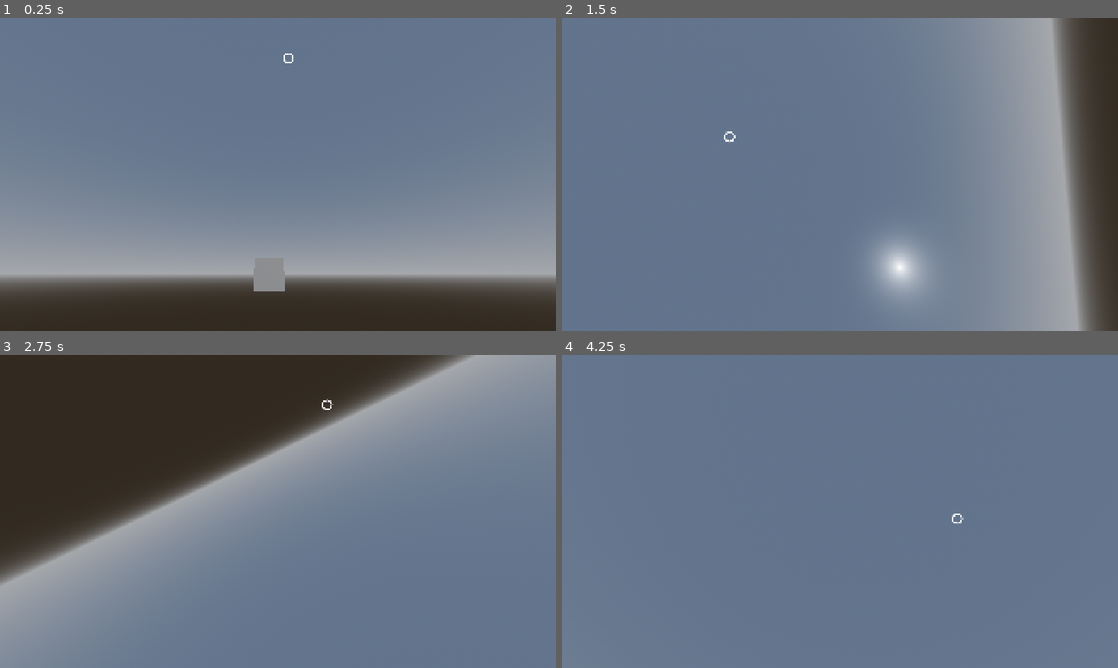
Above: before the commit, frames 1-4 (two rows, left to right).
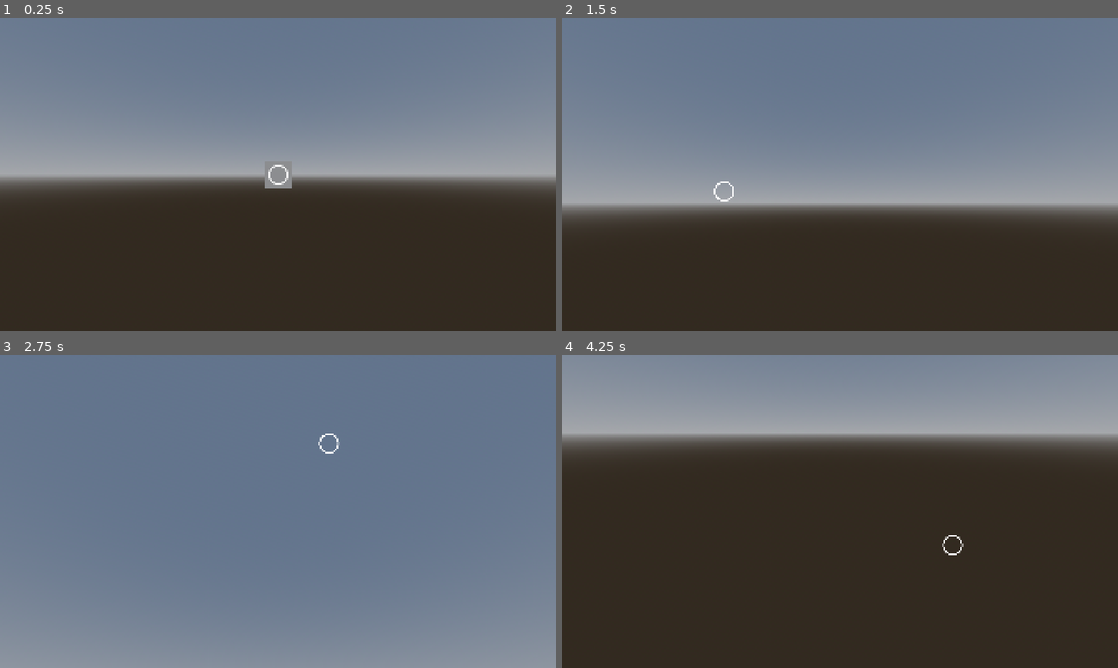
Above: after the commit, the same moments.

Repository: Ieida/chili-code-jam-2
Game: Godot game, scene res://levels/prototype/prototype_level.tscn
Same seed, same stepped clock (60 frames per second), same inputs: the game is played once before the commit and once after it.
Inputs (mouse positions are in pixels of both pictures, inside the frame that each line leads up to):
- Up to frame 1 (0.25 s): no input
- Up to frame 2 (1.5 s): move the mouse to (962, 158) at 0.52 s; hold D (right) 0.53-1.28 s; tap W (front) at 0.6, 1.35 s; move the mouse to (728, 190) at 1.27 s; hold S (back) from 1.28 s (still down)
- Up to frame 3 (2.75 s): move the mouse to (333, 442) at 2.02 s; release S (back) at 2.03 s; hold D (right) from 2.03 s (still down); tap W (front) at 2.1 s
- Up to frame 4 (4.25 s): move the mouse to (812, 574) at 2.77 s; release D (right) at 2.78 s; hold Space (up) 2.78-3.53 s; tap W (front) at 2.85, 3.6 s; move the mouse to (1006, 558) at 3.52 s; hold A (left) from 3.53 s (still down)

The runs differ from the first frame. In frame 1, 52% of the frame differs, in the area x 0-100%, y 11-89%; in frame 2, 63%; in frame 3, 55%; in frame 4, 97%, in the area x 0-100%, y 0-100%.

Commit message:
Improvements

Diff:
--- /dev/null
+++ b/elements/player/space_ship/controller/player_space_ship_controller.gd
@@ -0,0 +1,17 @@
+class_name PlayerSpaceShipController extends Node
+
+
+@onready var viewmodel: PlayerSpaceShipViewmodel = get_parent() as PlayerSpaceShipViewmodel
+@onready var crosshair: Crosshair = %Crosshair
+
+
+func _physics_process(_delta: float) -> void:
+	var h_in := Input.get_axis(&"left", &"right")
+	var v_in := Input.get_axis(&"down", &"up")
+	var c_in := Input.get_axis(&"front", &"back")
+	var inp_v := Vector3(h_in, v_in, c_in)
+	viewmodel.space_ship.input = inp_v
+	if crosshair.edge_distance > 0.2:
+		var h_ain = crosshair.edge_distance_x
+		var v_ain = crosshair.edge_distance_y
+		viewmodel.space_ship.angular_input = Vector3(h_ain, v_ain, 0)
--- /dev/null
+++ b/elements/player/space_ship/controller/player_space_ship_controller.tscn
@@ -0,0 +1,6 @@
+[gd_scene load_steps=2 format=3 uid="uid://bh8hhjkhvqwjf"]
+
+[ext_resource type="Script" uid="uid://dnhnmrwpo11g7" path="res://elements/player/space_ship/controller/player_space_ship_controller.gd" id="1_ve002"]
+
+[node name="PlayerSpaceShipController" type="Node"]
+script = ExtResource("1_ve002")
--- /dev/null
+++ b/elements/player/space_ship/viewmodel/player_space_ship_viewmodel.gd
@@ -0,0 +1,4 @@
+class_name PlayerSpaceShipViewmodel extends Camera3D
+
+
+@export var space_ship: SpaceShip
--- /dev/null
+++ b/elements/player/space_ship/viewmodel/player_space_ship_viewmodel.tscn
@@ -0,0 +1,35 @@
+[gd_scene load_steps=4 format=3 uid="uid://bby5t845icj60"]
+
+[ext_resource type="Script" uid="uid://cwjotnjhe75ms" path="res://elements/player/space_ship/viewmodel/player_space_ship_viewmodel.gd" id="1_3e46h"]
+[ext_resource type="Script" uid="uid://dnhnmrwpo11g7" path="res://elements/player/space_ship/controller/player_space_ship_controller.gd" id="1_sem1a"]
+[ext_resource type="Script" uid="uid://bgqaxwbmtd50t" path="res://elements/player/crosshair/crosshair.gd" id="3_p03w2"]
+
+[node name="PlayerSpaceShipViewmodel" type="Camera3D"]
+script = ExtResource("1_3e46h")
+
+[node name="PlayerSpaceShipController" type="Node" parent="."]
+script = ExtResource("1_sem1a")
+metadata/_custom_type_script = "uid://dnhnmrwpo11g7"
+
+[node name="UI" type="CanvasLayer" parent="."]
+
+[node name="Control" type="Control" parent="UI"]
+layout_mode = 3
+anchors_preset = 15
+anchor_right = 1.0
+anchor_bottom = 1.0
+grow_horizontal = 2
+grow_vertical = 2
+
+[node name="Crosshair" type="Control" parent="UI/Control"]
+unique_name_in_owner = true
+layout_mode = 1
+anchors_preset = 8
+anchor_left = 0.5
+anchor_top = 0.5
+anchor_right = 0.5
+anchor_bottom = 0.5
+grow_horizontal = 2
+grow_vertical = 2
+script = ExtResource("3_p03w2")
+metadata/_custom_type_script = "uid://bgqaxwbmtd50t"
--- a/elements/player/space_ship_controller/player_space_ship_controller.gd
+++ /dev/null
@@ -1,16 +0,0 @@
-class_name PlayerSpaceShipController extends Node
-
-
-@export var space_ship: SpaceShip
-
-
-func _physics_process(_delta: float) -> void:
-	var h_in := Input.get_axis(&"left", &"right")
-	var v_in := Input.get_axis(&"down", &"up")
-	var c_in := Input.get_axis(&"front", &"back")
-	var inp_v := Vector3(h_in, v_in, c_in)
-	space_ship.input = inp_v
-	if space_ship.crosshair.edge_distance > 0.2:
-		var h_ain = space_ship.crosshair.edge_distance_x
-		var v_ain = space_ship.crosshair.edge_distance_y
-		space_ship.angular_input = Vector3(h_ain, v_ain, 0)
--- a/elements/player/space_ship_controller/player_space_ship_controller.tscn
+++ /dev/null
@@ -1,6 +0,0 @@
-[gd_scene load_steps=2 format=3 uid="uid://bh8hhjkhvqwjf"]
-
-[ext_resource type="Script" uid="uid://dnhnmrwpo11g7" path="res://elements/player/space_ship_controller/player_space_ship_controller.gd" id="1_ve002"]
-
-[node name="PlayerSpaceShipController" type="Node"]
-script = ExtResource("1_ve002")
--- a/elements/space_ship/space_ship.gd
+++ b/elements/space_ship/space_ship.gd
@@ -8,7 +8,6 @@
 @export var slow_down_force: float = 4
 @export var torque_x: float = 2
 @export var torque_y: float = 2
-@onready var crosshair: Crosshair = $UI/Control/Crosshair
 var input: Vector3
 var angular_input: Vector3
 
@@ -19,8 +18,10 @@
 		angular_input = Vector3.ZERO
 		inp.x *= torque_x
 		inp.y *= torque_y
-		rotate(global_basis.y, deg_to_rad(-inp.x))
-		rotate(global_basis.x, deg_to_rad(-inp.y))
+		var up = global_basis * Vector3.UP
+		var right = global_basis * Vector3.RIGHT
+		rotate(up, deg_to_rad(-inp.x))
+		rotate(right, deg_to_rad(-inp.y))
 	global_rotation.z = move_toward(global_rotation.z, 0, delta)
 	if input:
 		var inp = input
--- a/elements/space_ship/space_ship.tscn
+++ b/elements/space_ship/space_ship.tscn
@@ -1,7 +1,6 @@
-[gd_scene load_steps=5 format=3 uid="uid://cxysob5m2s2s3"]
+[gd_scene load_steps=4 format=3 uid="uid://cxysob5m2s2s3"]
 
 [ext_resource type="Script" uid="uid://48knbixyjq3s" path="res://elements/space_ship/space_ship.gd" id="1_q8tqi"]
-[ext_resource type="Script" uid="uid://bgqaxwbmtd50t" path="res://elements/player/crosshair/crosshair.gd" id="2_yhe4x"]
 
 [sub_resource type="SphereShape3D" id="SphereShape3D_v2f3c"]
 
@@ -15,35 +14,3 @@
 
 [node name="Model" type="MeshInstance3D" parent="."]
 mesh = SubResource("SphereMesh_q8tqi")
-
-[node name="Camera3D" type="Camera3D" parent="."]
-
-[node name="UI" type="CanvasLayer" parent="."]
-
-[node name="Control" type="Control" parent="UI"]
-layout_mode = 3
-anchors_preset = 15
-anchor_right = 1.0
-anchor_bottom = 1.0
-grow_horizontal = 2
-grow_vertical = 2
-
-[node name="Crosshair" type="Control" parent="UI/Control"]
-layout_mode = 1
-anchors_preset = 8
-anchor_left = 0.5
-anchor_top = 0.5
-anchor_right = 0.5
-anchor_bottom = 0.5
-offset_left = 44.0
-offset_top = -508.0
-offset_right = 44.0
-offset_bottom = -508.0
-grow_horizontal = 2
-grow_vertical = 2
-script = ExtResource("2_yhe4x")
-gap_width = 16.0
-width = null
-max_radius = null
-joy_sensitivity = null
-metadata/_custom_type_script = "uid://bgqaxwbmtd50t"
--- a/levels/prototype/prototype_level.tscn
+++ b/levels/prototype/prototype_level.tscn
@@ -1,7 +1,7 @@
 [gd_scene load_steps=8 format=3 uid="uid://bemi7f0nqjn6k"]
 
 [ext_resource type="PackedScene" uid="uid://cxysob5m2s2s3" path="res://elements/space_ship/space_ship.tscn" id="1_7xbuc"]
-[ext_resource type="Script" uid="uid://dnhnmrwpo11g7" path="res://elements/player/space_ship_controller/player_space_ship_controller.gd" id="2_pysmo"]
+[ext_resource type="PackedScene" uid="uid://bby5t845icj60" path="res://elements/player/space_ship/viewmodel/player_space_ship_viewmodel.tscn" id="2_pysmo"]
 
 [sub_resource type="ProceduralSkyMaterial" id="ProceduralSkyMaterial_7xbuc"]
 
@@ -35,8 +35,7 @@
 shape = SubResource("ConcavePolygonShape3D_7xbuc")
 
 [node name="SpaceShip" parent="." instance=ExtResource("1_7xbuc")]
+slow_down_force = 16.0
 
-[node name="PlayerSpaceShipController" type="Node" parent="SpaceShip" node_paths=PackedStringArray("space_ship")]
-script = ExtResource("2_pysmo")
+[node name="PlayerSpaceShipViewmodel" parent="SpaceShip" node_paths=PackedStringArray("space_ship") instance=ExtResource("2_pysmo")]
 space_ship = NodePath("..")
-metadata/_custom_type_script = "uid://dnhnmrwpo11g7"
Renamed: elements/player/space_ship_controller/player_space_ship_controller.gd.uid -> elements/player/space_ship/controller/player_space_ship_controller.gd.uid
Not shown, added: elements/player/space_ship/viewmodel/player_space_ship_viewmodel.gd.uid
